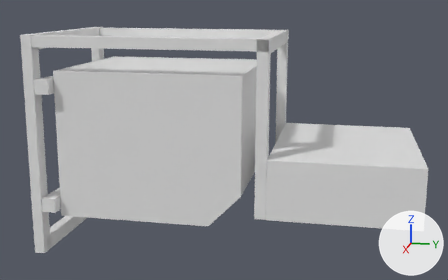
Before and after pictures for a commit that changed the FBX model Assets/Models/maschine.fbx.
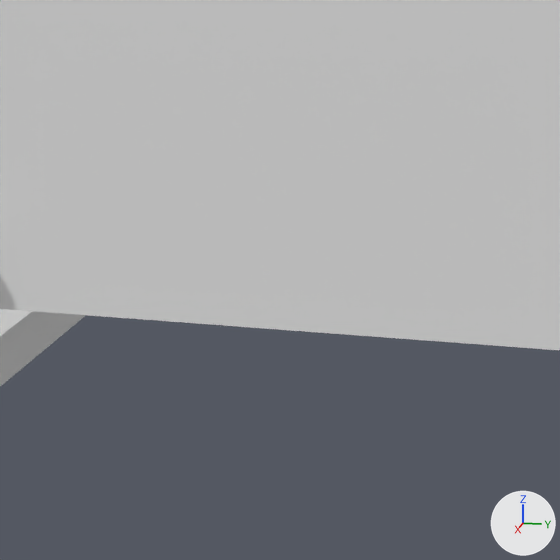
Each version is shown whole from a 50 mm camera at (2.586, 0.284, 0.816) aimed at (0.154, -0.202, 0.208), then close up on the part from 15% to 47% of the width and 49% to 100% of the height. The lights are fixed; the arrows at lower right show +X, +Y and +Z. Where no turn or scale is listed for an object, it has been applied to the vertices.

Objects in the first close-up: 'Frame', 'Main Part'.
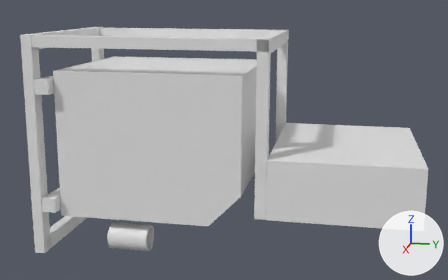
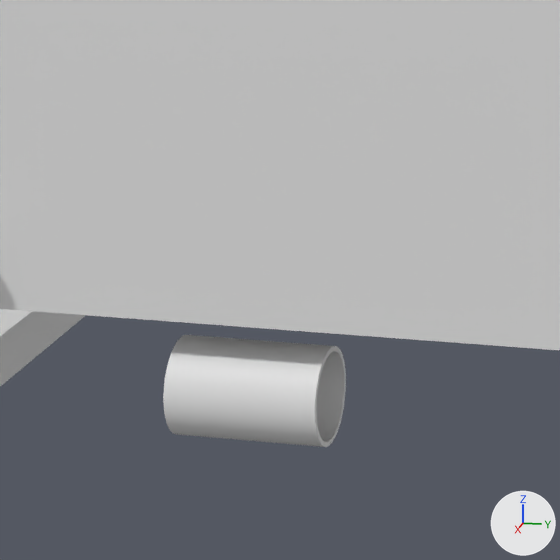
Where the change shows, as pixel boxes [x1, y1, x2, y2] in the close-ups (560 x 560 px):
'Funnel', added: after [163, 335, 346, 447]

Patch to the scene script:
```diff
--- a/Assets/Models/maschine.fbx.py
+++ b/Assets/Models/maschine.fbx.py
@@ me_cylinder_003 @@
+me_cylinder_003.from_pydata(...)  # 400 vertices, 204 faces; spans x -0.05..0.05, y -0.079..0.079, z -0.05..0.05
@@ ob_funnel @@
+ob_funnel = bpy.data.objects.new('Funnel', me_cylinder_003)
+ob_funnel.location = (0.403, -0.527, -0.141)
```
